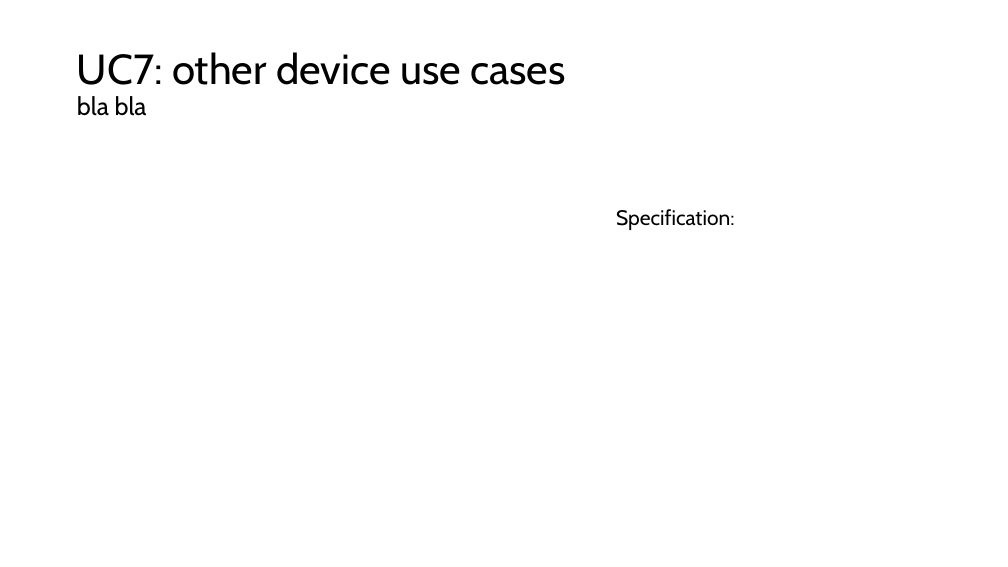
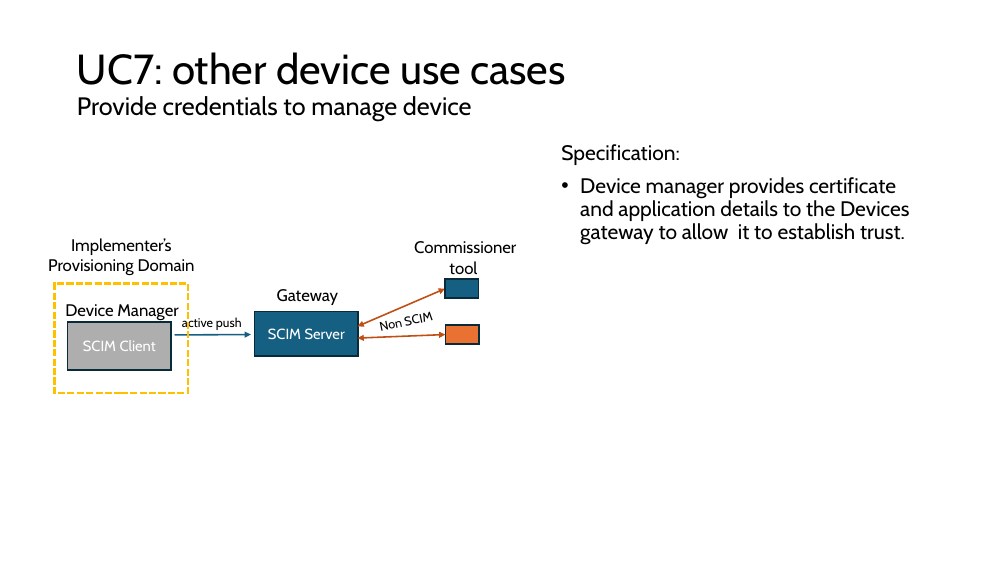
Before and after one commit to pamelatech/scim-use-case-revamp, a slide deck: slide 30 of Use Cases 16 Apr 2024.pptx. Drawn at 1008x567 pixels with LibreOffice and Linux fonts; fonts in the diff are those of the drawing. Boxes give left, top, right and bottom in pixels: in the first picture for what was removed or moved away, otherwise in the second. Text is boxed around its words. In the diff, an @@ line names an element or a change of style, - is before the commit and + after.

```diff
--- a/Use Cases 16 Apr 2024.pptx
+++ b/Use Cases 16 Apr 2024.pptx
@@ title at (77,52,565,122): text changed; size 40 to 24 pt @@
-UC7: other device use cases
-bla bla
+UC7: other device use cases
+Provide credentials to manage device
@@ text "Specification:": place and size @@
-text "Specification:" at (616,209,735,230)
+text "Specification:" at (561,144,910,245)
@@ text at (580,177,910,245): paragraph added @@
+• Device manager provides certificate and application details to the Devices gateway to allow it to establish trust.
@@ text added at (48,238,195,275), 16 pt, text #000000 @@
+Implementer’s
+Provisioning Domain
@@ text added at (414,241,516,275), 16 pt, text #000000 @@
+Commissioner tool
@@ rectangle added at (54,284,188,393), outline #FFC000 2.25 pt dashed @@
@@ text added at (277,289,339,305), 16 pt, text #000000 @@
+Gateway
@@ double arrow added from (358, 327) to (445, 289), #C04F15 1.5 pt @@
@@ rectangle added at (445,279,479,298), fill #156082, outline #092A39 1.5 pt @@
@@ text added at (65,304,178,320), 16 pt, text #000000 @@
+Device Manager
@@ rectangle added at (67,322,171,370), fill #AEAEAE, outline #092A39 1.5 pt, 14 pt, text #FFFFFF @@
+SCIM Client
@@ text added at (182,317,242,330), 12 pt, text #000000 @@
+active push
@@ rectangle added at (255,312,358,356), fill #156082, outline #092A39 1.5 pt, 14 pt, text #FFFFFF @@
+SCIM Server
@@ text added at (381,321,403,331), 12 pt, text #000000 @@
+Non SCIM
@@ rectangle added at (445,325,479,344), fill #E97132, outline #092A39 1.5 pt @@
@@ arrow added from (175, 335) to (251, 335), #156082 1.5 pt @@
@@ double arrow added from (358, 338) to (445, 335), #C04F15 1.5 pt @@
```
Also in this commit, not shown: 1 other slide changed, 1 other file.
